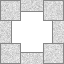
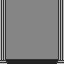
The second 64 x 64 image is a revision of the first. Changes to its layers:
hid "Arrière-plan" over [0, 0, 64, 64]
added layer "Mur" above "TileMurBanniereBas.png" over [0, 0, 64, 64]
